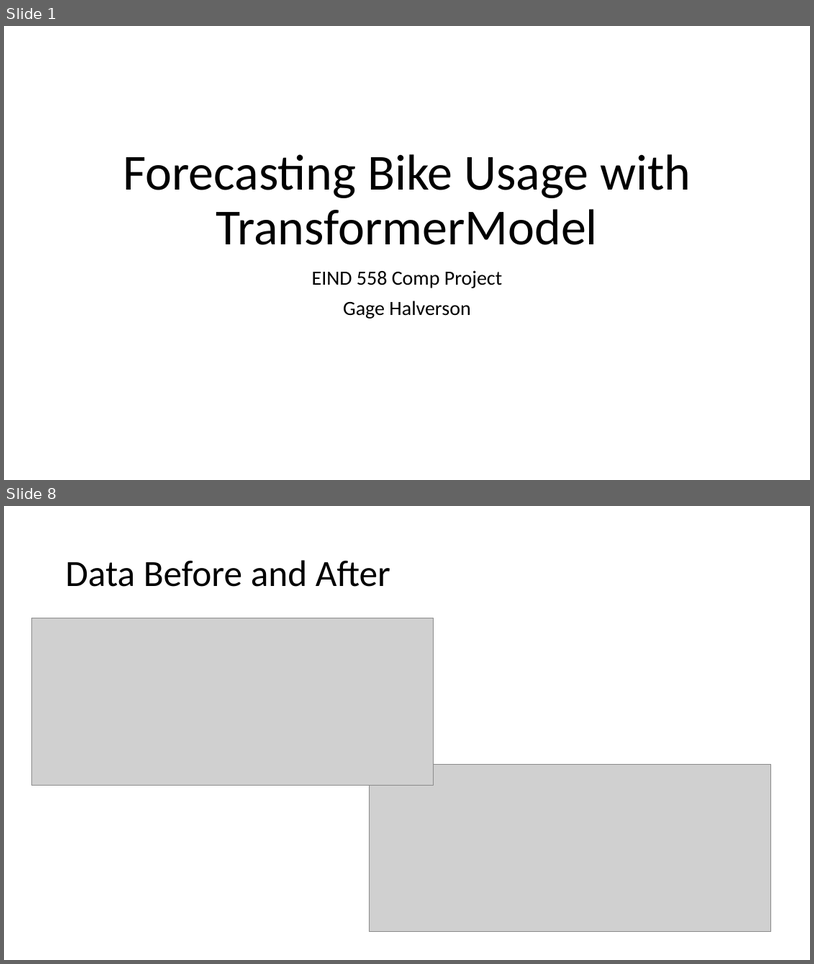
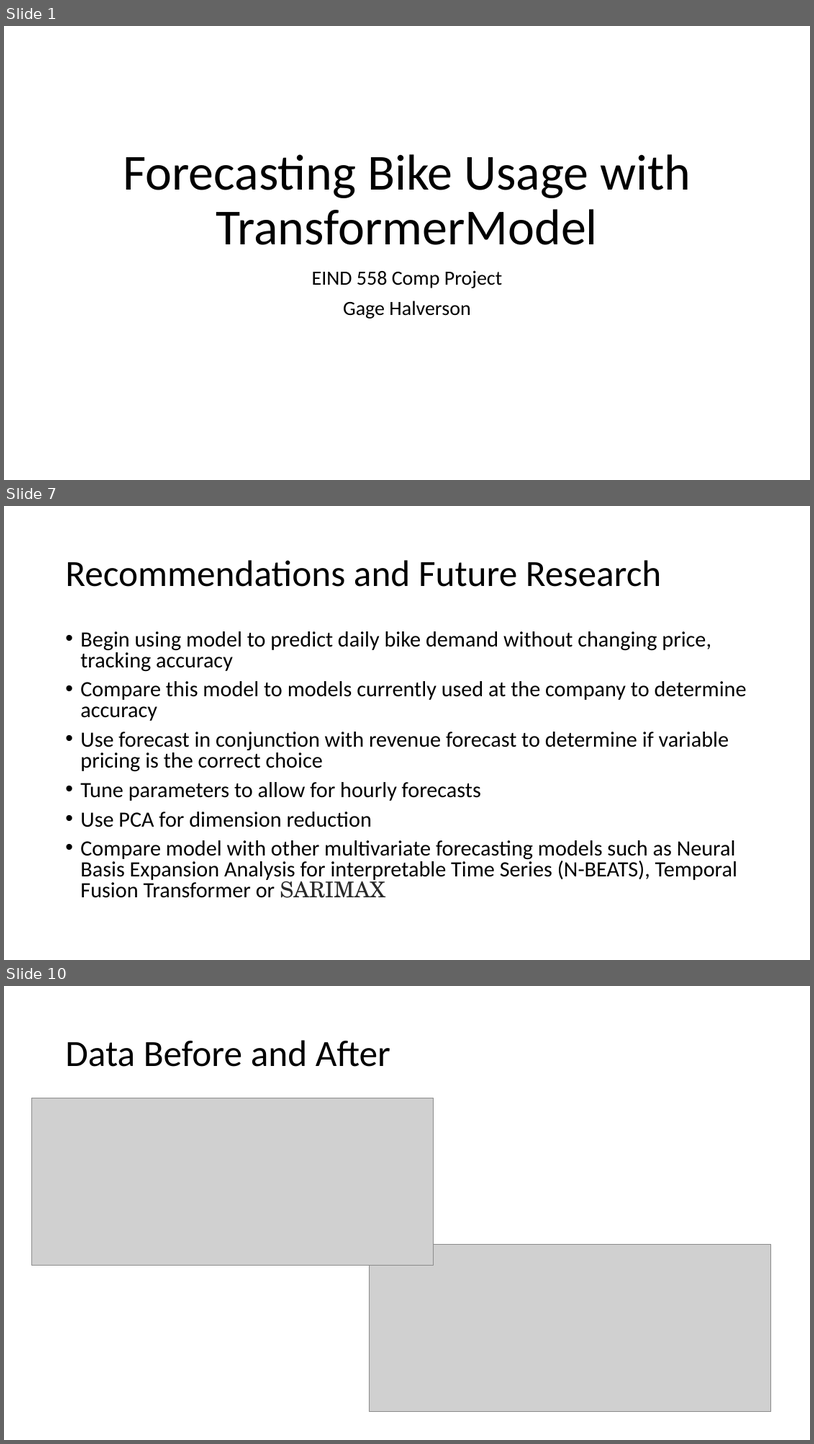
Before and after one commit to hi2gage/eind_558, a slide deck: comp_project/Final_Presentation.pptx. Shown one above the other, each under a label of ours: slides 1 and 8 before the commit, slides 1, 7 and 10 after it; the slides between them are not shown. The pictures are 814x964 and 814x1444 pixels, drawn with LibreOffice and Linux fonts; fonts in the diff are those of the drawing; grey boxes stand for pictures. Boxes give left, top, right and bottom in pixels: in the first picture for what was removed or moved away, otherwise in the second. Text is boxed around its words. In the diff, an @@ line names an element or a change of style, - is before the commit and + after.

```diff
--- a/comp_project/Final_Presentation.pptx
+++ b/comp_project/Final_Presentation.pptx
@@ slide 7 added at box(4, 506, 810, 960), background #FFFFFF @@
@@ title added at box(65, 560, 661, 587), 44 pt, text #000000 @@
+Recommendations and Future Research
@@ text added at box(80, 631, 747, 898), 25.9 pt, text #000000 @@
+• Begin using model to predict daily bike demand without changing price, tracking accuracy
+• Compare this model to models currently used at the company to determine accuracy
+• Use forecast in conjunction with revenue forecast to determine if variable pricing is the correct choice
+• Tune parameters to allow for hourly forecasts
+• Use PCA for dimension reduction
+• Compare model with other multivariate forecasting models such as Neural Basis Expansion Analysis for interpretable Time Series (N-BEATS), Temporal Fusion Transformer or SARIMAX
@@ what was slide 8 is now slide 10 @@
```
Also in this commit, not shown: 5 slides changed, 5 other slides added, 2 slides removed, 7 other files.
